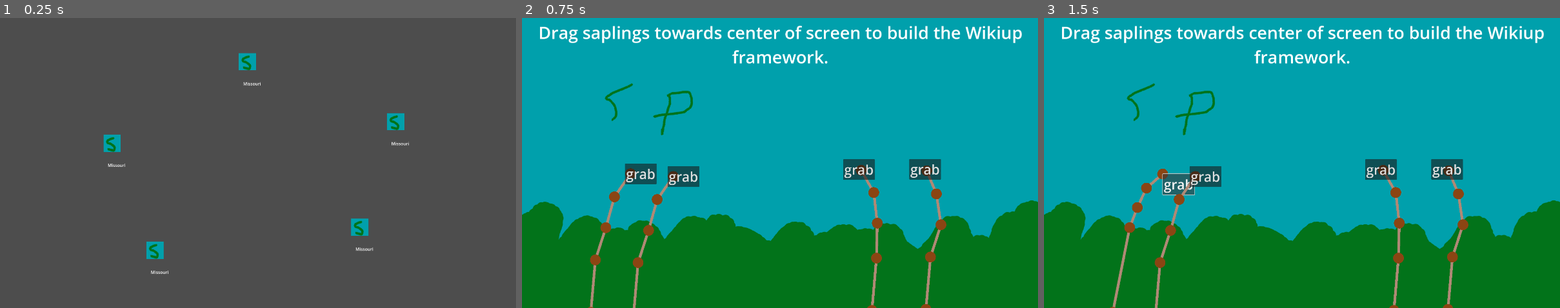
Above: before the commit, frames 1-3 (left to right).
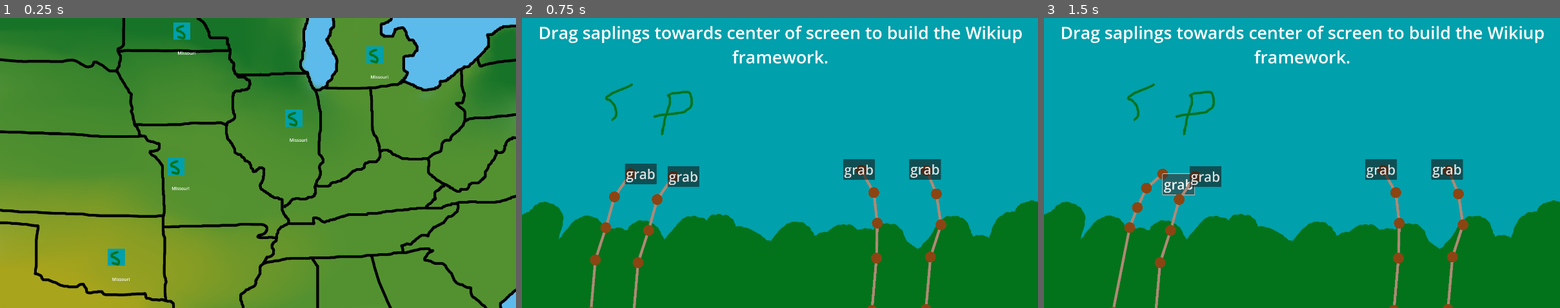
Above: after the commit, the same moments.

Repository: jadicodes/usitcc-hackathon-2025
Game: Godot game, scene res://game.tscn
Same seed, same stepped clock (60 frames per second), same inputs: the game is played once before the commit and once after it. The engine's default icon, where the game draws it, is replaced by a stand-in: a white triangle on a blue panel in a dark square.
Inputs:
- Up to frame 1 (0.25 s): no input
- Up to frame 2 (0.75 s): click "Missouri" at 0.5 s
- Up to frame 3 (1.5 s): click "grab" at 1.25 s

The runs differ from the first frame. In frame 1, 100% of the frame differs, in the area x 0-100%, y 0-100%; in frame 2, nothing differs; in frame 3, nothing differs.

Commit message:
Add map background

Diff:
--- a/project/map/map.tscn
+++ b/project/map/map.tscn
@@ -1,7 +1,8 @@
-[gd_scene load_steps=4 format=3 uid="uid://ldhe0icymy6i"]
+[gd_scene load_steps=5 format=3 uid="uid://ldhe0icymy6i"]
 
 [ext_resource type="Script" uid="uid://cti65j72nqten" path="res://map/map.gd" id="1_hgrid"]
 [ext_resource type="PackedScene" uid="uid://r08qwxm16rsh" path="res://map/village_button.tscn" id="2_a0dt8"]
+[ext_resource type="Texture2D" uid="uid://dawmt1a8jykmu" path="res://map/map.png" id="2_lgq1i"]
 [ext_resource type="Resource" uid="uid://df50dxj18nh4s" path="res://villages/missouri.tres" id="3_4hjbm"]
 
 [node name="Map" type="Control"]
@@ -13,44 +14,50 @@
 grow_vertical = 2
 script = ExtResource("1_hgrid")
 
+[node name="TextureRect" type="TextureRect" parent="."]
+layout_mode = 0
+offset_right = 1920.0
+offset_bottom = 1080.0
+texture = ExtResource("2_lgq1i")
+
 [node name="VillageButton" parent="." instance=ExtResource("2_a0dt8")]
 layout_mode = 0
-offset_left = 385.0
-offset_top = 435.0
-offset_right = 485.0
-offset_bottom = 535.0
+offset_left = 623.0
+offset_top = 521.0
+offset_right = 723.0
+offset_bottom = 621.0
 village = ExtResource("3_4hjbm")
 
 [node name="VillageButton2" parent="." instance=ExtResource("2_a0dt8")]
 layout_mode = 0
-offset_left = 889.0
-offset_top = 131.0
-offset_right = 989.0
-offset_bottom = 231.0
+offset_left = 645.0
+offset_top = 17.0
+offset_right = 745.0
+offset_bottom = 117.0
 village = ExtResource("3_4hjbm")
 
 [node name="VillageButton3" parent="." instance=ExtResource("2_a0dt8")]
 layout_mode = 0
-offset_left = 1440.0
-offset_top = 354.0
-offset_right = 1540.0
-offset_bottom = 454.0
+offset_left = 1061.0
+offset_top = 341.0
+offset_right = 1161.0
+offset_bottom = 441.0
 village = ExtResource("3_4hjbm")
 
 [node name="VillageButton4" parent="." instance=ExtResource("2_a0dt8")]
 layout_mode = 0
-offset_left = 545.0
-offset_top = 833.0
-offset_right = 645.0
-offset_bottom = 933.0
+offset_left = 401.0
+offset_top = 859.0
+offset_right = 501.0
+offset_bottom = 959.0
 village = ExtResource("3_4hjbm")
 
 [node name="VillageButton5" parent="." instance=ExtResource("2_a0dt8")]
 layout_mode = 0
-offset_left = 1307.0
-offset_top = 747.0
-offset_right = 1407.0
-offset_bottom = 847.0
+offset_left = 1363.0
+offset_top = 106.0
+offset_right = 1463.0
+offset_bottom = 206.0
 village = ExtResource("3_4hjbm")
 
 [connection signal="pressed" from="VillageButton" to="." method="_on_village_button_pressed"]
Binary file added: project/map/map.png
Not shown, added: project/map/map.png.import
